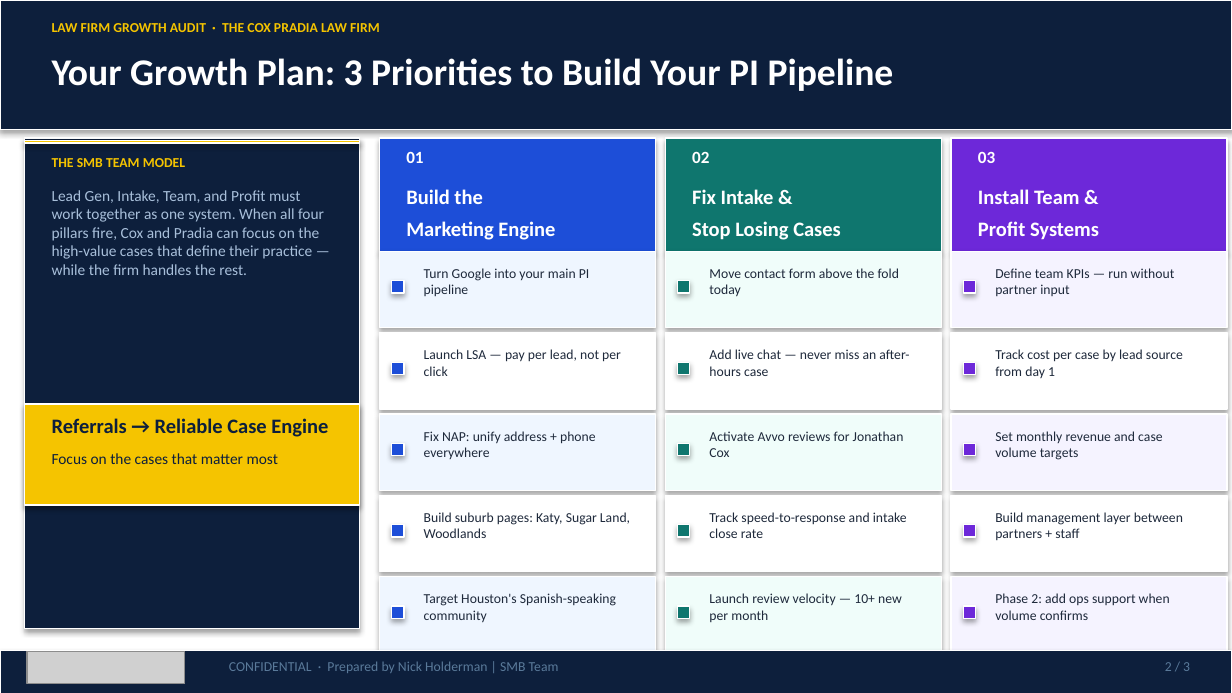
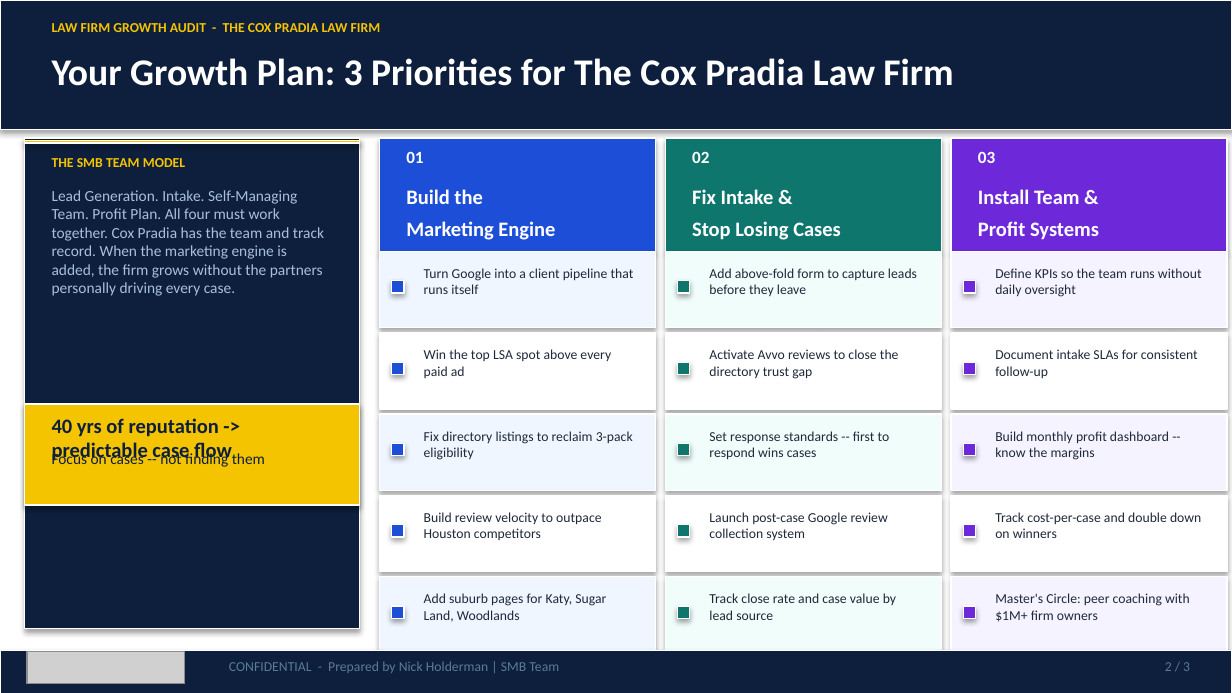
Before and after one commit to SMB-Team-Technology/workwith-smbteam, a slide deck: slide 2 of cox-pradia/TheCoxPradiaLawFirm_May292026_Proposal.pptx. Drawn at 1232x693 pixels with LibreOffice and Linux fonts; fonts in the diff are those of the drawing; grey boxes stand for pictures. Boxes give left, top, right and bottom in pixels: in the first picture for what was removed or moved away, otherwise in the second. Text is boxed around its words. In the diff, an @@ line names an element or a change of style, - is before the commit and + after.

```diff
--- a/cox-pradia/TheCoxPradiaLawFirm_May292026_Proposal.pptx
+++ b/cox-pradia/TheCoxPradiaLawFirm_May292026_Proposal.pptx
@@ text at bbox=[52, 23, 381, 32]: text changed @@
-LAW FIRM GROWTH AUDIT · THE COX PRADIA LAW FIRM
+LAW FIRM GROWTH AUDIT - THE COX PRADIA LAW FIRM
@@ text at bbox=[52, 58, 953, 86]: text changed @@
-Your Growth Plan: 3 Priorities to Build Your PI Pipeline
+Your Growth Plan: 3 Priorities for The Cox Pradia Law Firm
@@ text at bbox=[52, 190, 324, 296]: text changed @@
-Lead Gen, Intake, Team, and Profit must work together as one system. When all four pillars fire, Cox and Pradia can focus on the high-value cases that define their practice — while the firm handles the rest.
+Lead Generation. Intake. Self-Managing Team. Profit Plan. All four must work together. Cox Pradia has the team and track record. When the marketing engine is added, the firm grows without the partners personally driving every case.
@@ text at bbox=[424, 268, 634, 294]: text changed @@
-Turn Google into your main PI pipeline
+Turn Google into a client pipeline that runs itself
@@ text at bbox=[709, 268, 917, 297]: text changed @@
-Move contact form above the fold today
+Add above-fold form to capture leads before they leave
@@ text at bbox=[995, 268, 1202, 297]: text changed @@
-Define team KPIs — run without partner input
+Define KPIs so the team runs without daily oversight
@@ text at bbox=[424, 349, 611, 378]: text changed @@
-Launch LSA — pay per lead, not per click
+Win the top LSA spot above every paid ad
@@ text at bbox=[709, 349, 899, 379]: text changed @@
-Add live chat — never miss an after-hours case
+Activate Avvo reviews to close the directory trust gap
@@ text at bbox=[995, 349, 1198, 378]: text changed @@
-Track cost per case by lead source from day 1
+Document intake SLAs for consistent follow-up
@@ text at bbox=[52, 418, 219, 463]: text changed @@
-Referrals → Reliable Case Engine
+40 yrs of reputation -> predictable case flow
@@ text at bbox=[424, 431, 633, 460]: text changed @@
-Fix NAP: unify address + phone everywhere
+Fix directory listings to reclaim 3-pack eligibility
@@ text at bbox=[709, 431, 890, 460]: text changed @@
-Activate Avvo reviews for Jonathan Cox
+Set response standards -- first to respond wins cases
@@ text at bbox=[995, 431, 1169, 460]: text changed @@
-Set monthly revenue and case volume targets
+Build monthly profit dashboard -- know the margins
@@ text at bbox=[52, 451, 228, 467]: text changed @@
-Focus on the cases that matter most
+Focus on cases -- not finding them
@@ text at bbox=[424, 512, 601, 540]: text changed @@
-Build suburb pages: Katy, Sugar Land, Woodlands
+Build review velocity to outpace Houston competitors
@@ text at bbox=[709, 512, 888, 541]: text changed @@
-Track speed-to-response and intake close rate
+Launch post-case Google review collection system
@@ text at bbox=[995, 512, 1201, 538]: text changed @@
-Build management layer between partners + staff
+Track cost-per-case and double down on winners
@@ text at bbox=[424, 593, 606, 622]: text changed @@
-Target Houston's Spanish-speaking community
+Add suburb pages for Katy, Sugar Land, Woodlands
@@ text at bbox=[709, 593, 896, 620]: text changed @@
-Launch review velocity — 10+ new per month
+Track close rate and case value by lead source
@@ text at bbox=[995, 593, 1190, 622]: text changed @@
-Phase 2: add ops support when volume confirms
+Master's Circle: peer coaching with $1M+ firm owners
@@ text at bbox=[229, 661, 559, 673]: text changed @@
-CONFIDENTIAL · Prepared by Nick Holderman | SMB Team
+CONFIDENTIAL - Prepared by Nick Holderman | SMB Team
```
Also in this commit, not shown: 2 other slides changed, 1 other file.
